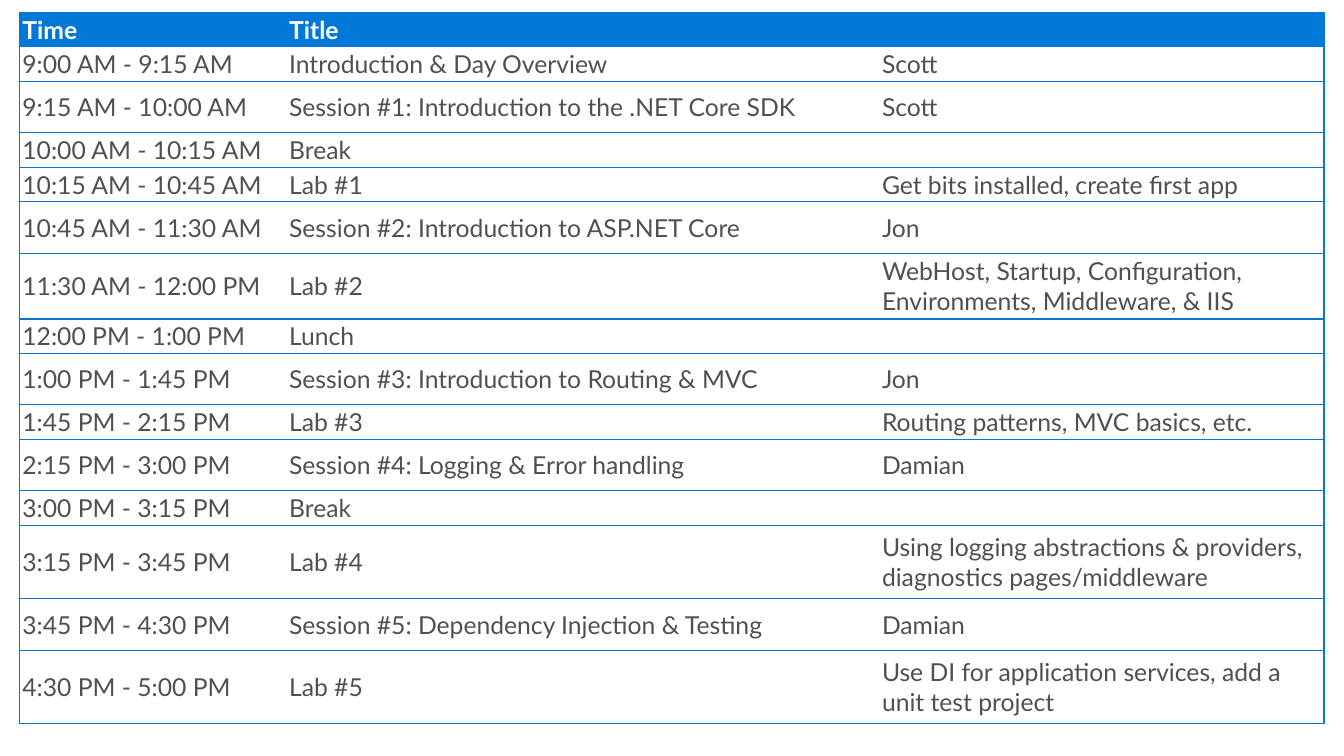
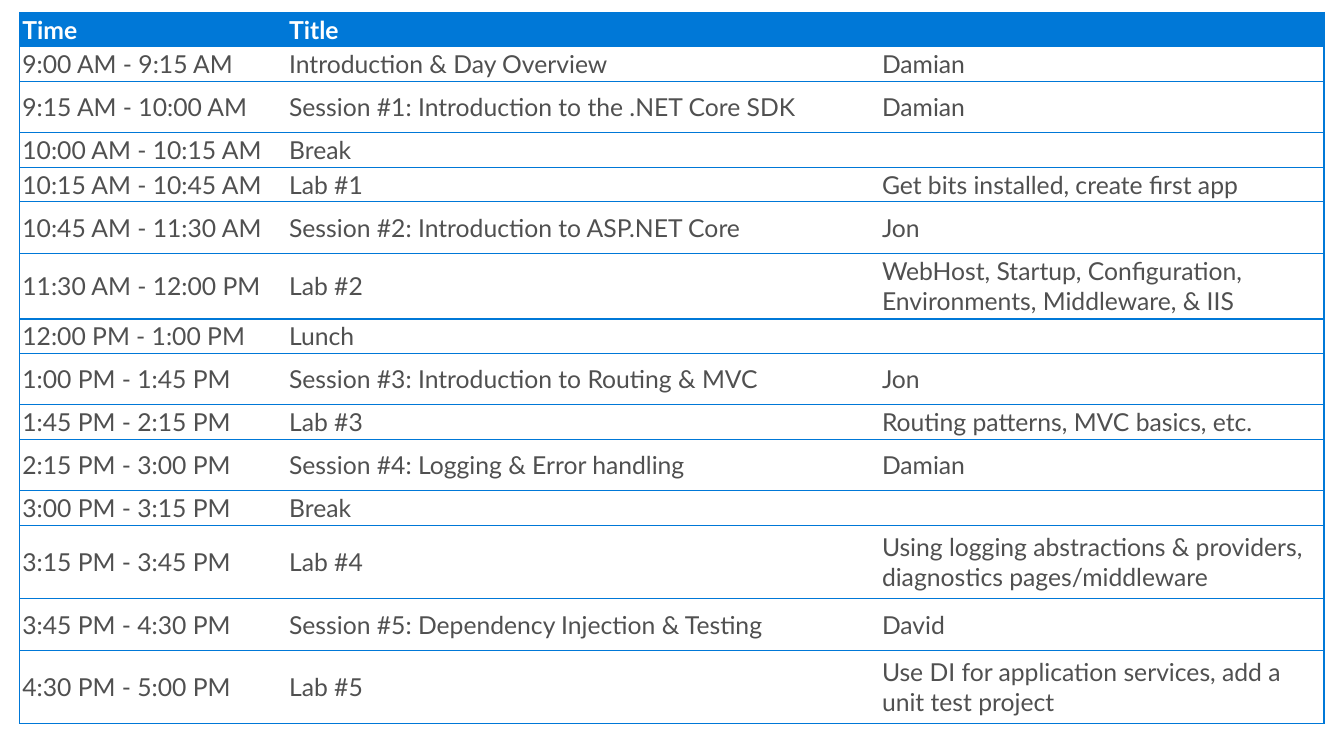
Before and after one commit to dotnet-presentations/aspnetcore-concepts-workshop, a slide deck: slide 1 of Slides/Intro to Routing and MVC.pptx. Drawn at 1344x756 pixels with LibreOffice and Linux fonts; fonts in the diff are those of the drawing; background and template pictures are left out. Boxes give left, top, right and bottom in pixels: in the first picture for what was removed or moved away, otherwise in the second. Text is boxed around its words. In the diff, an @@ line names an element or a change of style, - is before the commit and + after.

```diff
--- a/Slides/Intro to Routing and MVC.pptx
+++ b/Slides/Intro to Routing and MVC.pptx
@@ table at (20,12,1324,723) @@
-row 2, column 3: Scott
+row 2, column 3: Damian
-row 3, column 3: Scott
+row 3, column 3: Damian
-row 14, column 3: Damian
+row 14, column 3: David
```
Also in this commit, not shown: 1 other slide changed, 1 other file.
